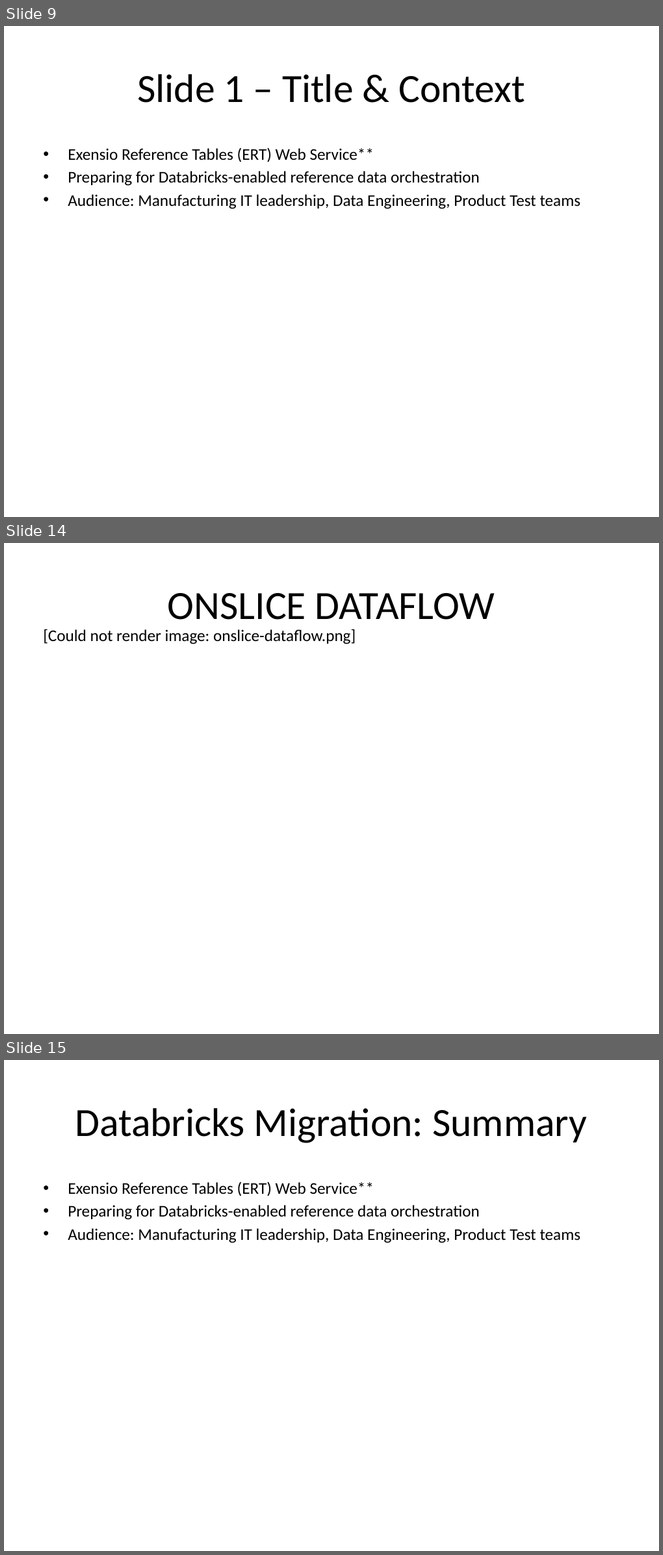
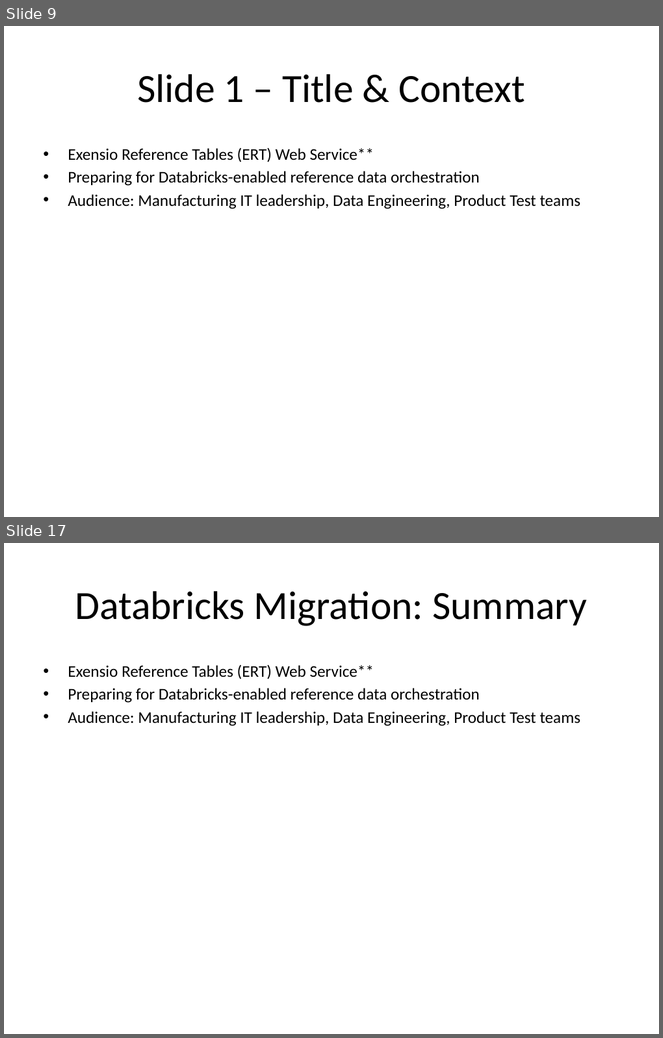
Before and after one commit to ejkorg/ert, a slide deck: docs/ERT_presentation.pptx. Shown one above the other, each under a label of ours: slides 9, 14 and 15 before the commit, slides 9 and 17 after it; the slides between them are not shown. The pictures are 663x1555 and 663x1038 pixels, drawn with LibreOffice and Linux fonts; fonts in the diff are those of the drawing. Boxes give left, top, right and bottom in pixels: in the first picture for what was removed or moved away, otherwise in the second. Text is boxed around its words. In the diff, an @@ line names an element or a change of style, - is before the commit and + after.

```diff
--- a/docs/ERT_presentation.pptx
+++ b/docs/ERT_presentation.pptx
@@ slide 14 removed at <box>4,543,659,1034</box>, background #FFFFFF @@
@@ title removed at <box>168,593,495,620</box> @@
-ONSLICE DATAFLOW
@@ text removed at <box>43,629,356,644</box> @@
-[Could not render image: onslice-dataflow.png]
@@ what was slide 15 is now slide 17 @@
```
Also in this commit, not shown: 1 slide changed, 7 slides added, 4 other slides removed, 52 other files.
